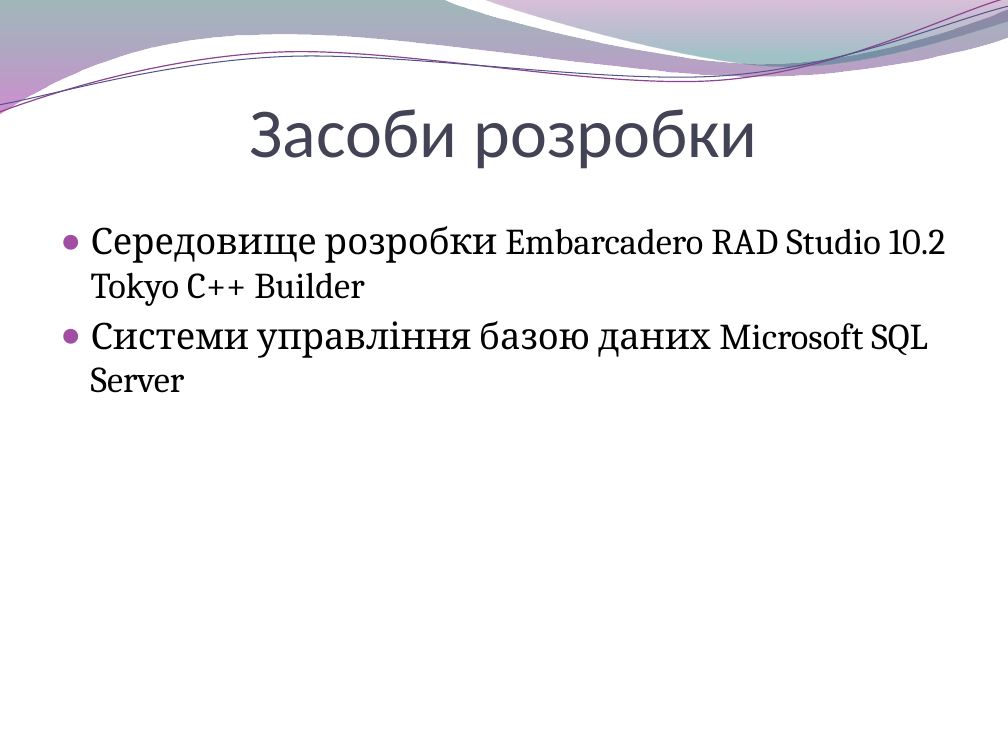
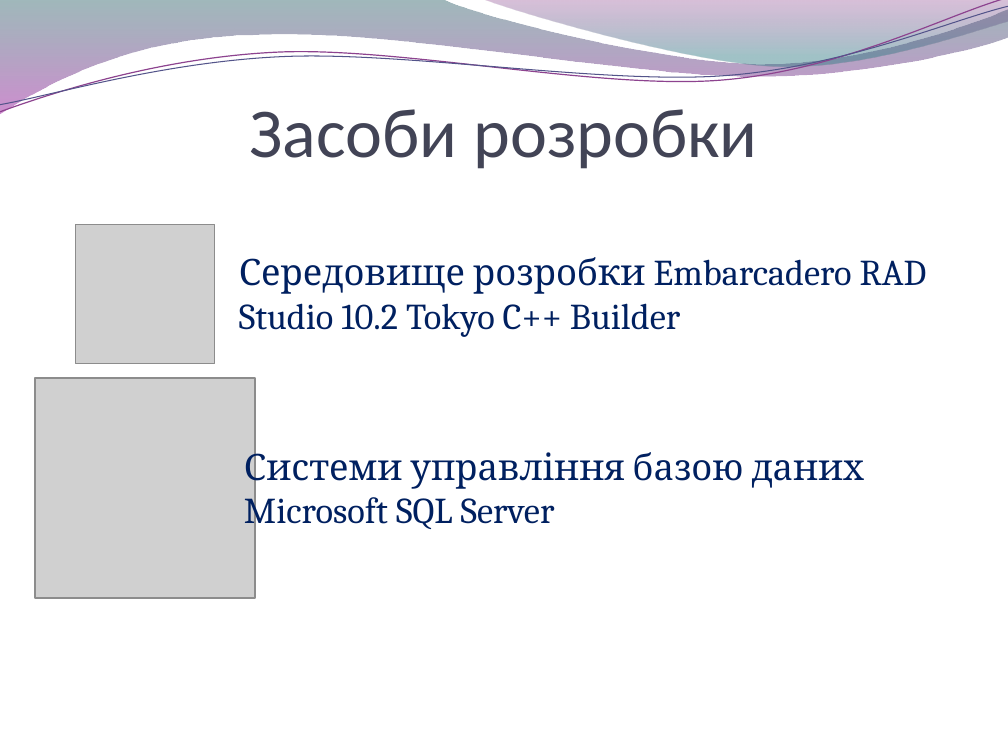
Before and after one commit to byYuraGudan/eMenu, a slide deck: slide 7 of Report/Презентація диплому.pptx. Drawn at 1008x756 pixels with LibreOffice and Linux fonts; fonts in the diff are those of the drawing; grey boxes stand for pictures; background and template pictures are left out. Boxes give left, top, right and bottom in pixels: in the first picture for what was removed or moved away, otherwise in the second. Text is boxed around its words. In the diff, an @@ line names an element or a change of style, - is before the commit and + after.

```diff
--- a/Report/Презентація диплому.pptx
+++ b/Report/Презентація диплому.pptx
@@ picture added at (76, 224, 215, 363) @@
@@ text "Середовище розробки Embarcadero RAD Studio ...": place and size @@
-text "Середовище розробки Embarcadero RAD Studio ..." at (91, 226, 946, 393)
+text "Середовище розробки Embarcadero RAD Studio ..." at (239, 257, 927, 337)
@@ text "Середовище розробки Embarcadero RAD Studio ..." at (239, 257, 927, 337): text colour #000000 to #002060; bullet ● to none @@
@@ text at (91, 321, 928, 393): paragraph removed @@
-● Системи управління базою даних Microsoft SQL Server
@@ picture added at (35, 378, 255, 598) @@
@@ text added at (244, 446, 865, 532), 26 pt, text #002060 @@
+Системи управління базою даних Microsoft SQL Server
```
Also in this commit, not shown: 4 slides added, 2 slides removed, 4 other files.
